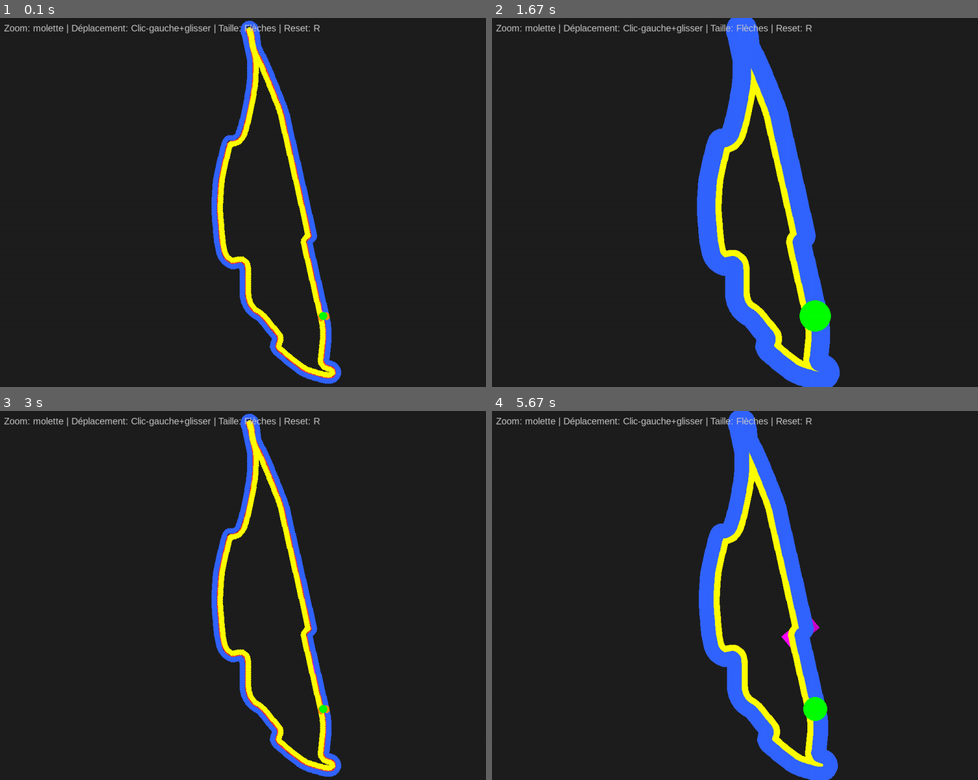
Above: before the commit, frames 1-4 (two rows, left to right).
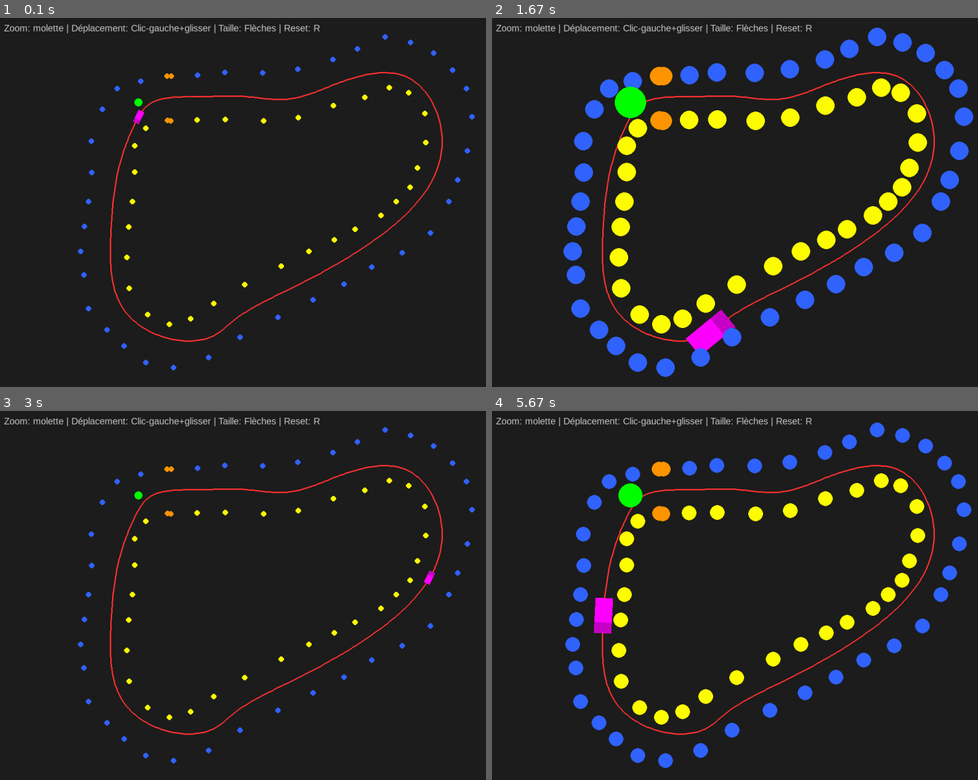
Above: after the commit, the same moments.

Repository: guilhem0908/PathPlanning
Game: pygame game, started from src/main.py
Two runs of this game, one before a commit and one after it. Both use one fixed random seed, a clock stepped at 60 frames per second and the inputs below.
Inputs (mouse positions are in pixels of both pictures, inside the frame that each line leads up to):
- Up to frame 1 (0.1 s): type "1 (at the terminal prompt)" at 0 s
- Up to frame 2 (1.67 s): hold Right 0.33-0.8 s; move the mouse to (749, 217) at 0.37 s; hold Up 0.83-1.13 s; hold Right 1.17-1.63 s
- Up to frame 3 (3 s): hold Left 1.67-2.2 s; hold Down 2.23-2.53 s; hold Left 2.57-2.97 s
- Up to frame 4 (5.67 s): hold Up 3-3.37 s; hold Right 3.4-4.03 s; hold Down 4.07-4.43 s; hold Left 4.47-4.93 s; hold Right 4.97-5.43 s; hold Up from 5.47 s (still down)

The runs differ from the first frame. In frame 1, 7.3% of the frame differs, in the area x 15-98%, y 0-100%; in frame 2, 22%, in the area x 14-100%, y 0-100%; in frame 3, 7.3%; in frame 4, 17%.

Commit message:
Modification du main pour trajectoire RRT

Diff:
--- a/src/main.py
+++ b/src/main.py
@@ -1,9 +1,13 @@
 from pathlib import Path
 from utils.track_utils import load_track, get_start_pos, compute_world_bounds
 from ui.process_pygame import process_pygame
-from core.process_path import PathProcessor
+#from core.process_path import PathProcessor
+from core.process_path_rrt import PathProcessor
 
-TRACKS = ["Montreal_cones.csv", "hairpins_increasing_difficulty.csv", "peanut.csv"]
+# from core.process_path import PathProcessor si on souhaite middle points,
+# from core.process_path_rrt import PathProcessor si on souhaite RRT
+
+TRACKS = ["small_track.csv", "hairpins_increasing_difficulty.csv", "peanut.csv"]
 
 if __name__ == "__main__":
     # Setup paths
